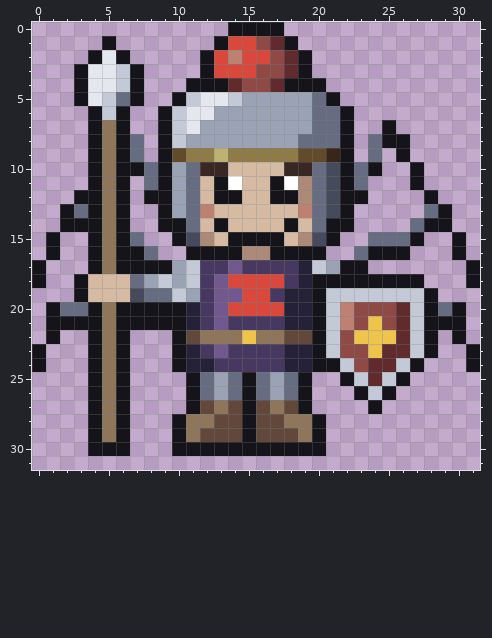
Pixel-art file, stored at ui/sprites/menu/soldier_reach_1.aseprite. The picture above was drawn from the file before the commit.
32x32 pixels, 1 frame.
The result:
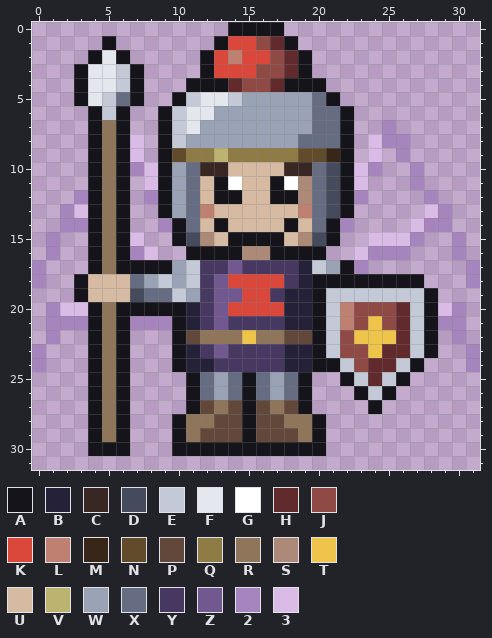
Palette (. is transparent): A #14141a  B #252138  C #382722  D #454a5c  E #c3c9d6  F #e4e7ee  G #ffffff  H #612b2e  J #8f4a45  K #d9483b  L #bd8071  M #382719  N #614b2b  P #61483a  Q #8f7b45  R #8f755a  S #ad8977  T #eec44a  U #d6baa2  V #bdb371  W #9aa3b5  X #666d82  Y #463861  Z #71588f  2 #a684bd  3 #dabbe6
The edit:
The author changed colour A to colour 2 in row 7 at x 25; in row 8 at x 25 to 26; in row 9 at x 26; in row 10 at x 7, 24 and 27; in row 11 at x 27; in row 12 at x 3, 8, 23 and 28.
The author changed colour A to colour 2 in row 13 at x 2 and 29; in row 14 at x 2 to 3, 9, 22 and 28 to 29; in row 15 at x 1, 27 and 30; in row 16 at x 1, 7, 24 to 26 and 30; in row 17 at x 0, 23 and 31; in row 18 at x 0 and 31.
The author changed colour A to colour 2 in row 20 at x 1 and 30; in row 21 at x 1 to 3, 7 to 9 and 29 to 30; in row 22 at x 1 and 30; in rows 23 to 24 at x 0 and 31.
The author changed colour X to colour 3 in rows 8 to 9 at x 7 and 24; in rows 10 to 11 at x 8 and 23; in row 13 at x 3 and 28; in row 14 at x 27; in row 15 at x 7 and 24 to 26; in row 16 at x 8 and 23.
The author changed colour X to colour 3 in row 20 at x 2 to 3 and 29.
